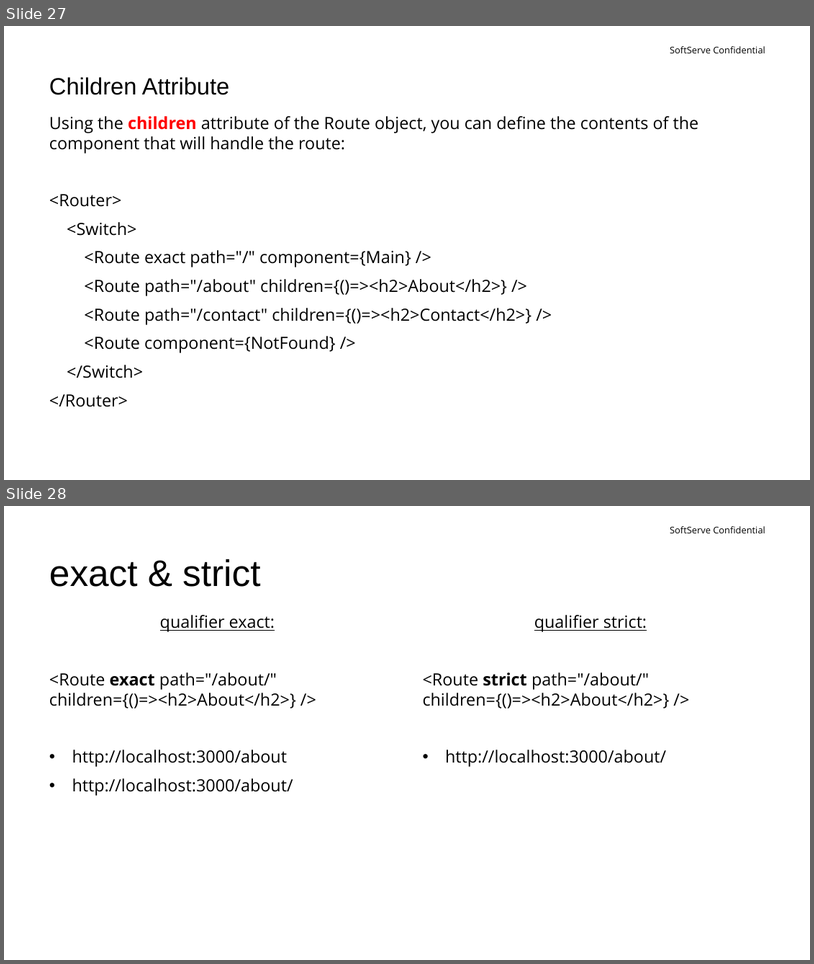
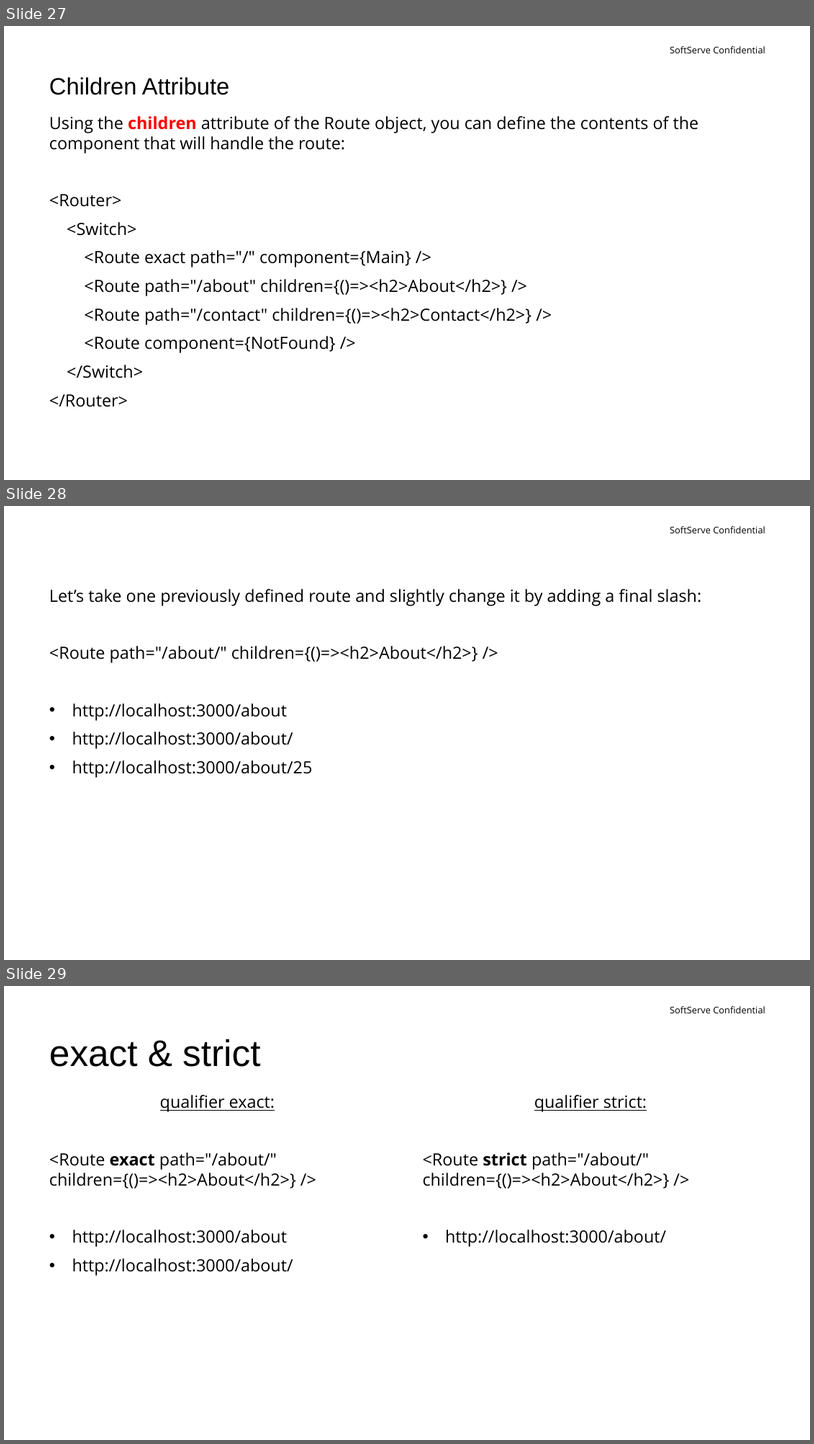
Before and after one commit to IhorKalyta/Presentation, a slide deck: ReactIntro.pptx. Shown one above the other, each under a label of ours: slides 27 and 28 before the commit, slides 27, 28 and 29 after it. The pictures are 814x964 and 814x1444 pixels, drawn with LibreOffice and Linux fonts; fonts in the diff are those of the drawing; background and template pictures are left out. Boxes give left, top, right and bottom in pixels: in the first picture for what was removed or moved away, otherwise in the second. Text is boxed around its words. In the diff, an @@ line names an element or a change of style, - is before the commit and + after.

Commit message:
React Intro presentation

```diff
--- a/ReactIntro.pptx
+++ b/ReactIntro.pptx
@@ slide 28 added at [4,506,810,960], background #FFFFFF; not listed: 1 template element that a slide beside it also shows @@
@@ text added at [49,589,702,777], 20 pt, text #000000 @@
+Let’s take one previously defined route and slightly change it by adding a final slash:
+<Route path="/about/" children={()=><h2>About</h2>} />
+• http://localhost:3000/about
+• http://localhost:3000/about/
+• http://localhost:3000/about/25
@@ what was slide 28 is now slide 29 @@
```
